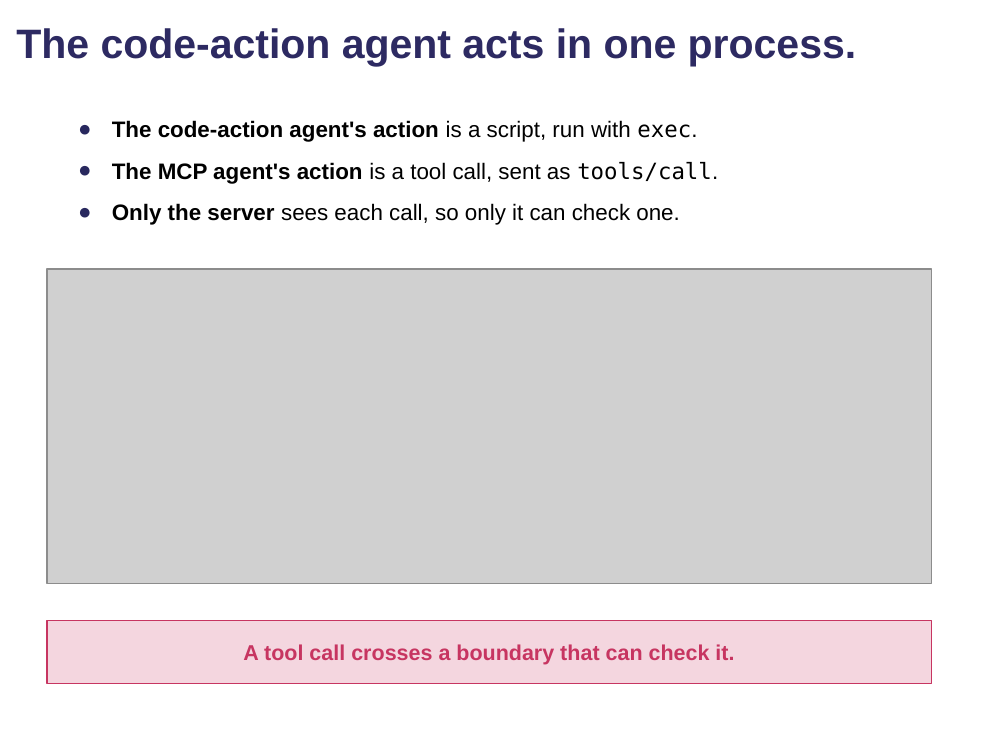
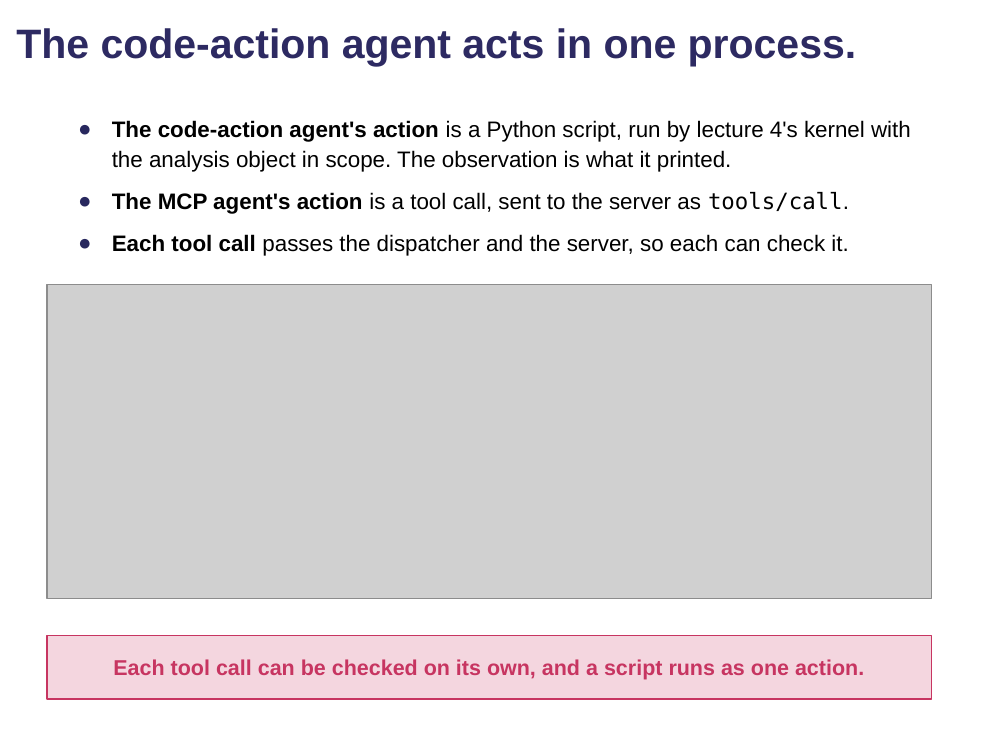
Before and after one commit to comse6998-019/lectures, a slide deck: slide 57 of lecture-6--2026-10-16/lecture6-hw2.pptx. Drawn at 1008x756 pixels with LibreOffice and Linux fonts; fonts in the diff are those of the drawing; grey boxes stand for pictures; background and template pictures are left out. Boxes give left, top, right and bottom in pixels: in the first picture for what was removed or moved away, otherwise in the second. Text is boxed around its words. In the diff, an @@ line names an element or a change of style, - is before the commit and + after.

Commit message:
Lecture 6: HW2 deck fix round 1: dispatcher and server both check a tool call, full client program, move 3 callers label corrected

```diff
--- a/lecture-6--2026-10-16/lecture6-hw2.pptx
+++ b/lecture-6--2026-10-16/lecture6-hw2.pptx
@@ text at bbox=[112, 120, 911, 256]: text changed @@
-● The code-action agent's action is a script, run with exec.
-● The MCP agent's action is a tool call, sent as tools/call.
-● Only the server sees each call, so only it can check one.
+● The code-action agent's action is a Python script, run by lecture 4's kernel with the analysis object in scope. The observation is what it printed.
+● The MCP agent's action is a tool call, sent to the server as tools/call.
+● Each tool call passes the dispatcher and the server, so each can check it.
@@ picture: place and size @@
-picture at bbox=[47, 269, 931, 583]
+picture at bbox=[47, 285, 931, 599]
@@ rectangle "Each tool call can be ...": place and size @@
-rectangle "Each tool call can be ..." at bbox=[47, 621, 931, 684]
+rectangle "Each tool call can be ..." at bbox=[47, 636, 931, 699]
@@ text in rectangle at bbox=[113, 659, 864, 680]: text changed @@
-A tool call crosses a boundary that can check it.
+Each tool call can be checked on its own, and a script runs as one action.
```
Also in this commit, not shown: 11 other slides changed, 9 other files.
